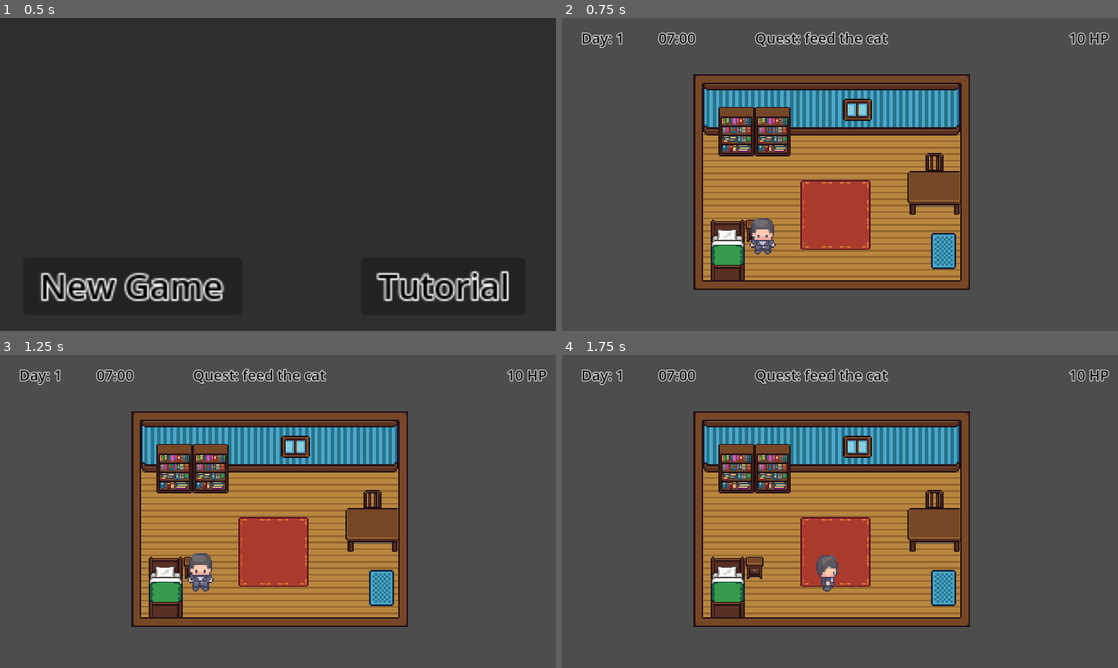
Above: before the commit, frames 1-4 (two rows, left to right).
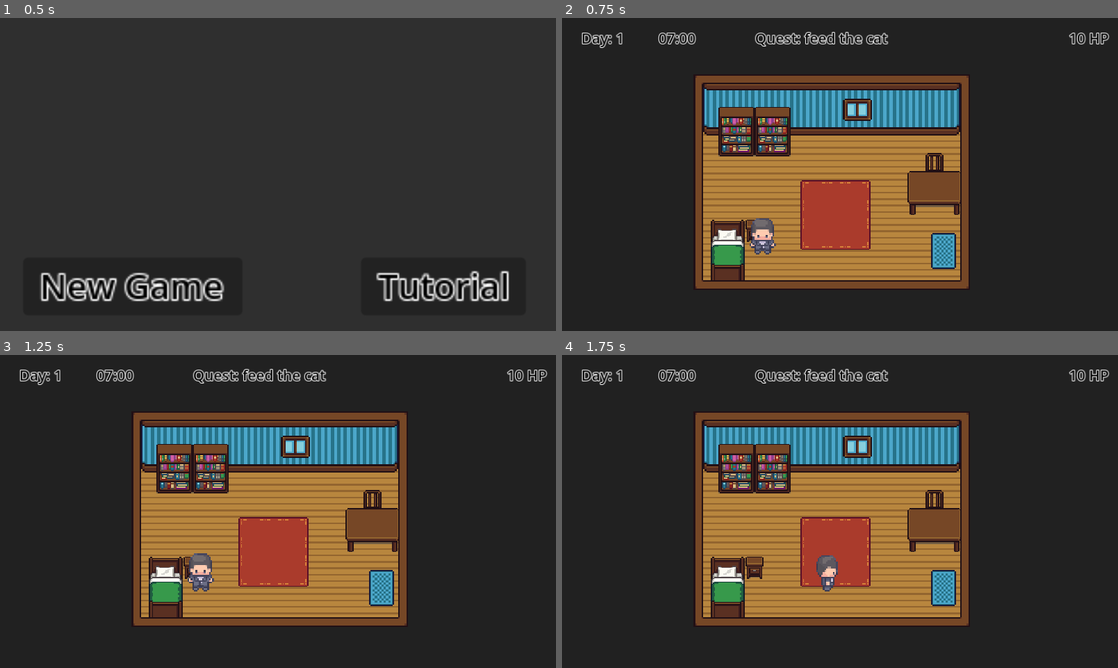
Above: after the commit, the same moments.

Repository: Poppo9/wild-jam-78
Game: Godot game, scene res://scenes/main_menu.tscn
Two runs of this game, one before a commit and one after it. Both use one fixed random seed, a clock stepped at 60 frames per second and the inputs below. Sound files missing from this copy of the repository are replaced by a short silence.
Inputs:
- Up to frame 1 (0.5 s): no input
- Up to frame 2 (0.75 s): click "New Game" at 0.5 s
- Up to frame 3 (1.25 s): no input
- Up to frame 4 (1.75 s): hold Right (ui_right) from 1.28 s (still down)

Frame 1 is identical in both runs. In frame 2, 65% of the frame differs, in the area x 0-100%, y 0-100%; in frame 3, 65%; in frame 4, 65%.

Commit message:
feat: fondo

Diff:
--- a/scenes/hud.tscn
+++ b/scenes/hud.tscn
@@ -51,3 +51,9 @@
 text = "HP"
 label_settings = SubResource("LabelSettings_ipvcx")
 vertical_alignment = 1
+
+[node name="background" type="ColorRect" parent="."]
+z_index = -30
+offset_right = 1152.0
+offset_bottom = 648.0
+color = Color(0.128344, 0.128344, 0.128344, 1)
--- a/scenes/porta.tscn
+++ b/scenes/porta.tscn
@@ -17,7 +17,7 @@
 stream = ExtResource("2_75kkd")
 volume_db = -10.0
 
-[node name="ColorRect" type="ColorRect" parent="."]
+[node name="black_transition" type="ColorRect" parent="."]
 z_index = 20
 z_as_relative = false
 offset_left = -6901.0
--- a/scripts/porta.gd
+++ b/scripts/porta.gd
@@ -1,6 +1,6 @@
 extends Sprite2D
 @onready var apri_porta: AudioStreamPlayer = $apri_porta
-@onready var color_rect: ColorRect = $ColorRect
+@onready var color_rect: ColorRect = $black_transition
 
 # Called when the node enters the scene tree for the first time.
 func _ready() -> void:
